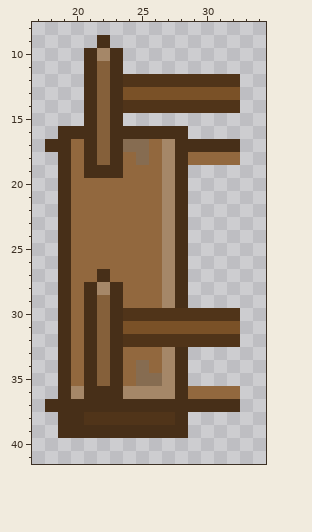
Pixel-art sprite: Assets/Sprites/World/Bridge/Bridge0002.png. Above is the file before it was changed.
The file is 50x50 pixels. Colours within 5 levels of each other are drawn and written as one. Shown: x 17..34, y 8..41. The old version is drawn lined up with the new one.
And afterwards:
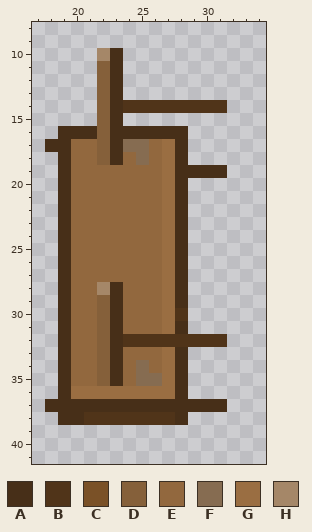
Palette (. is transparent): A #472f18  B #503419  C #7a5127  D #85603a  E #92683e  F #866c51  G #9a6e42  H #a58768
Edits made:
whole drawing moved by +1,+0 (the old picture is shown already moved)
y 9: x 22 A -> .
y 10..11: x 21 A -> .
y 12: x 21 A -> .; x 24..32 BBBBBBBBB -> .........
y 13: x 21 A -> .; x 24..32 CCCCCCCCC -> .........
y 14: x 21 A -> .; x 32 B -> .
y 15: x 21 A -> .
y 17: x 21 A -> E; x 27 H -> G; x 29..32 AAAA -> ....
y 18: x 21 A -> E; x 27 H -> G; x 29..32 EEEE -> ....
y 19: x 21..23 AAA -> EEE; x 27 H -> G; x 29..31 ... -> AAA
y 20..26: x 27 H -> G
y 27: x 22 A -> E; x 27 H -> G
y 28..29: x 21 A -> E; x 27 H -> G
y 30: x 21 A -> E; x 24..27 BBBB -> EEEG; x 29..32 BBBB -> ....
y 31: x 21 A -> E; x 24..32 CCCCCCCCC -> EEEGA....
y 32: x 21 A -> E; x 32 B -> .
y 33..35: x 21 A -> E; x 27 H -> G
y 36: x 20..27 HAAAHHHH -> GGGGGGGG; x 29..32 EEEE -> ....
y 37: x 32 A -> .
y 39: x 19..28 AAAAAAAAAA -> ..........
Boxes around the changes in both pictures, in picture pixels (x1, y1, x2, y2):
changed: (58, 35, 240, 438)
